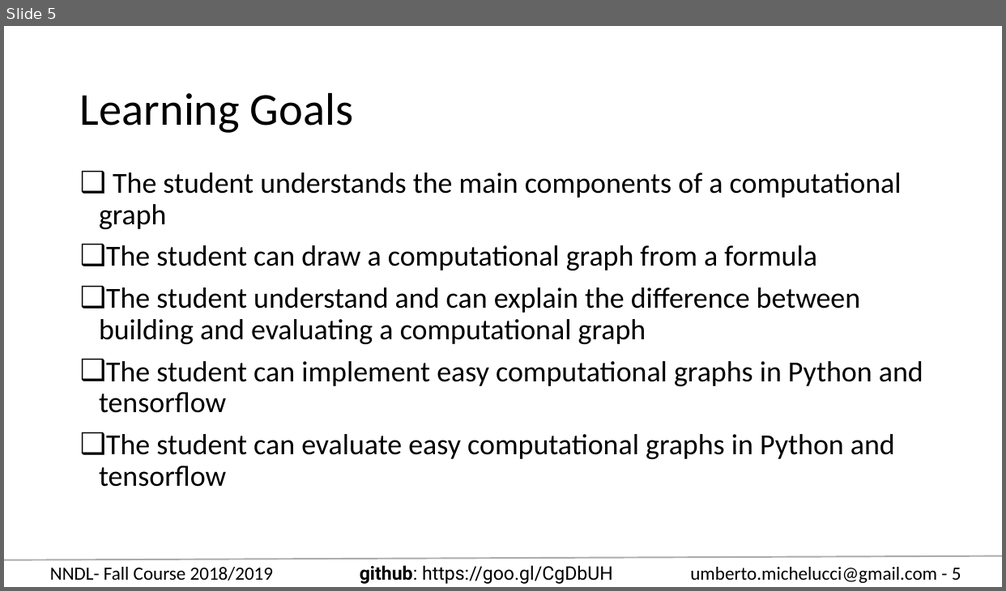
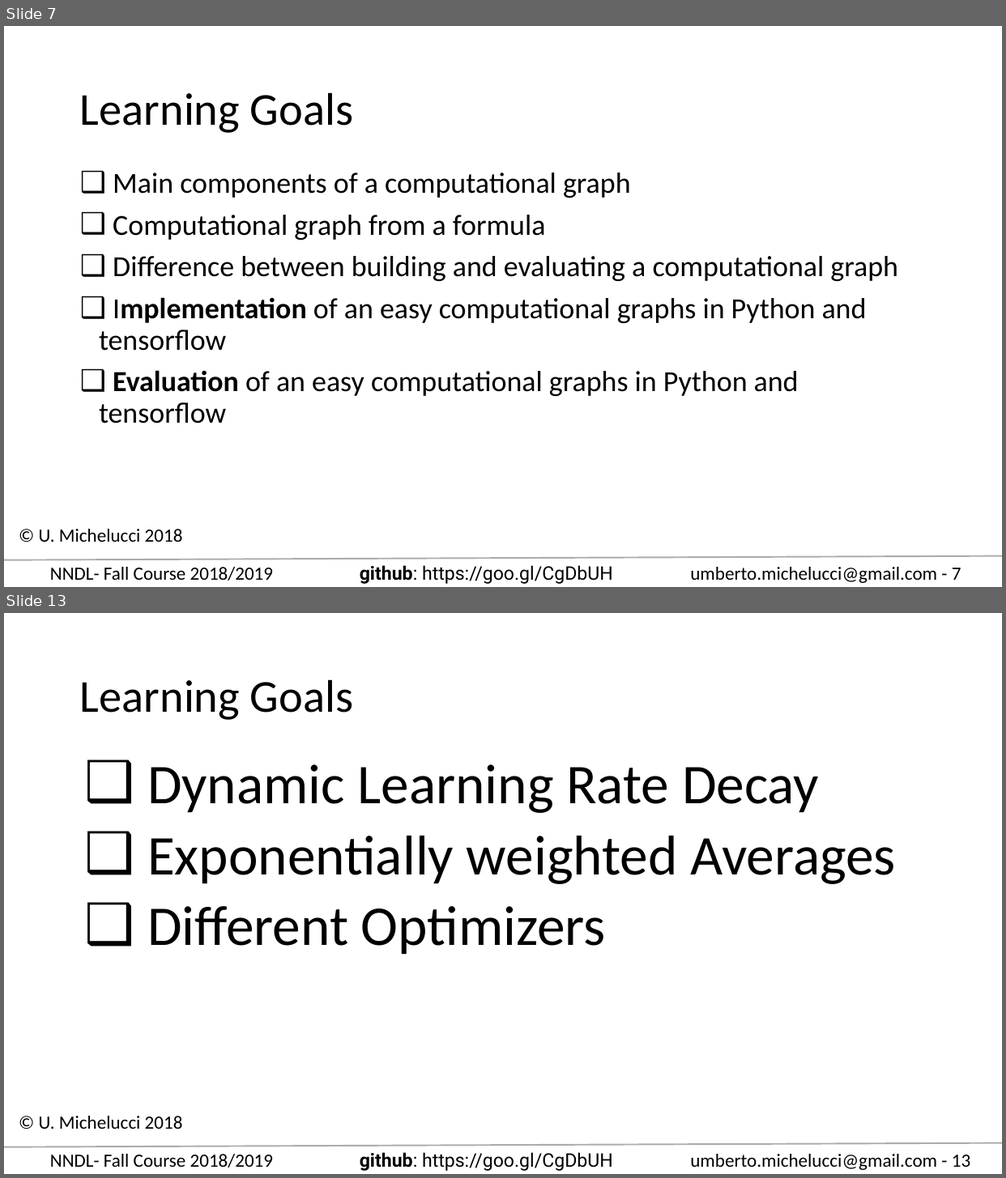
Before and after one commit to toelt-llc/COURSE-zhaw-dlcourse-spring2019, a slide deck: Learning_goals_overview.pptx. Shown one above the other, each under a label of ours: slide 5 before the commit, slides 7 and 13 after it; the slides between them are not shown. The pictures are 1006x591 and 1006x1178 pixels, drawn with LibreOffice and Linux fonts; fonts in the diff are those of the drawing. Boxes give left, top, right and bottom in pixels: in the first picture for what was removed or moved away, otherwise in the second. Text is boxed around its words. In the diff, an @@ line names an element or a change of style, - is before the commit and + after.

Commit message:
Completed the learning goals for the course.

```diff
--- a/Learning_goals_overview.pptx
+++ b/Learning_goals_overview.pptx
@@ slide 13 added at [4, 613, 1002, 1174], background #FFFFFF; not listed: 4 template elements that a slide beside it also shows @@
@@ title added at [80, 679, 353, 720], 44 pt, text #000000 @@
+Learning Goals
@@ text added at [147, 764, 895, 955], 54 pt, text #000000 @@
+❑ Dynamic Learning Rate Decay
+❑ Exponentially weighted Averages
+❑ Different Optimizers
@@ text added at [39, 1116, 183, 1129], 18 pt, text #000000 @@
+© U. Michelucci 2018
@@ what was slide 5 is now slide 7 @@
@@ slide 7 changed as well @@
@@ text at [99, 173, 898, 424]: text changed @@
-❑ The student understands the main components of a computational graph
-❑ The student can draw a computational graph from a formula
-❑ The student understand and can explain the difference between building and evaluating a computational graph
-❑ The student can implement easy computational graphs in Python and tensorflow
-❑ The student can evaluate easy computational graphs in Python and tensorflow
+❑ Main components of a computational graph
+❑ Computational graph from a formula
+❑ Difference between building and evaluating a computational graph
+❑ Implementation of an easy computational graphs in Python and tensorflow
+❑ Evaluation of an easy computational graphs in Python and tensorflow
@@ text added at [39, 529, 183, 542], 18 pt, text #000000 @@
+© U. Michelucci 2018
@@ text at [690, 567, 961, 583]: text changed @@
-umberto.michelucci@gmail.com - 5
+umberto.michelucci@gmail.com - 7
```
Also in this commit, not shown: 7 other slides changed, 10 other slides added, 11 slides removed.
